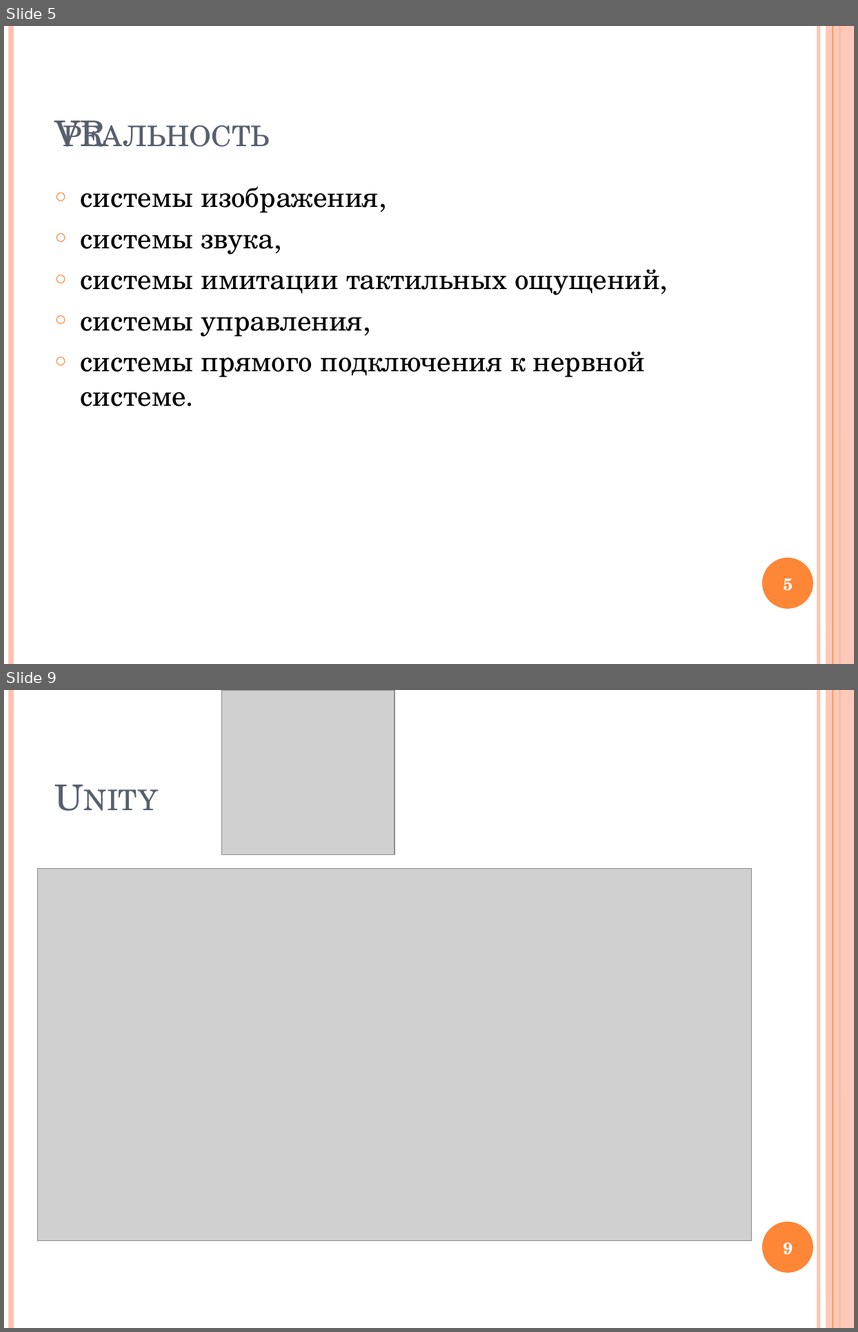
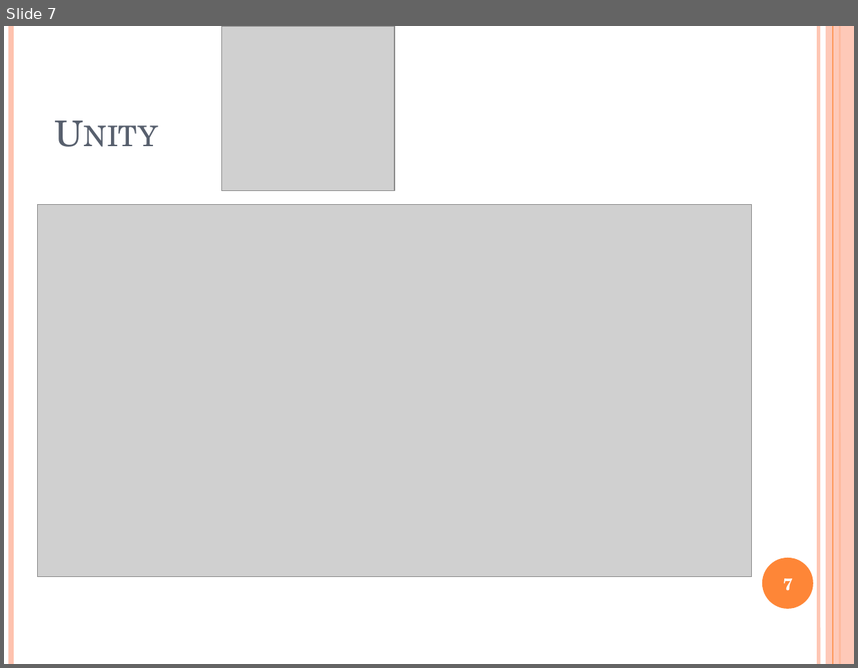
Before and after one commit to VSobolenko/VR-StudyRoom, a slide deck: Диплом - Приложение Unity VR/Презентация.pptx. Shown one above the other, each under a label of ours: slides 5 and 9 before the commit, slide 7 after it; the slides between them are not shown. The pictures are 858x1332 and 858x668 pixels, drawn with LibreOffice and Linux fonts; fonts in the diff are those of the drawing; grey boxes stand for pictures. Boxes give left, top, right and bottom in pixels: in the first picture for what was removed or moved away, otherwise in the second. Text is boxed around its words. In the diff, an @@ line names an element or a change of style, - is before the commit and + after.

```diff
--- a/Диплом - Приложение Unity VR/Презентация.pptx
+++ b/Диплом - Приложение Unity VR/Презентация.pptx
@@ slide 5 removed at bbox=[4, 26, 854, 664], background #FFFFFF; not listed: 6 template elements that a slide beside it also shows @@
@@ title removed at bbox=[55, 121, 270, 147] @@
-VR реальность
@@ text removed at bbox=[81, 186, 660, 406] @@
-○ системы изображения,
-○ системы звука,
-○ системы имитации тактильных ощущений,
-○ системы управления,
-○ системы прямого подключения к нервной системе.
@@ page number removed at bbox=[783, 578, 793, 590] @@
-5
@@ what was slide 9 is now slide 7 @@
@@ page number at bbox=[783, 578, 793, 590]: text changed @@
-9
+7
```
Also in this commit, not shown: 7 slides changed, 1 other slide removed, 5 other files.
